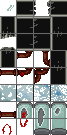
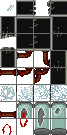
The second (67, 135) image is a revision of the first. Changes to its layers:
painted on "Ebene 3" over [0, 85, 66, 101]
